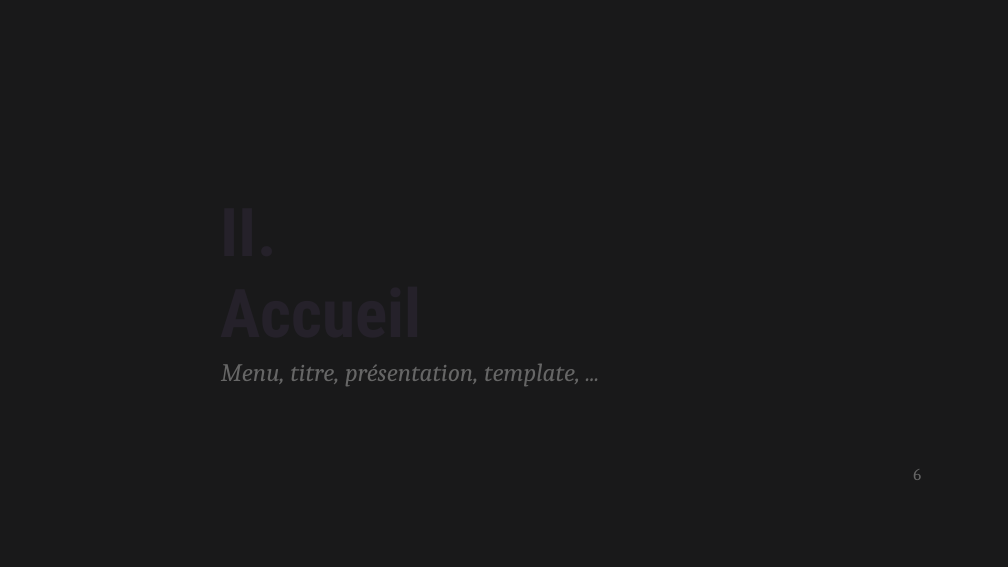
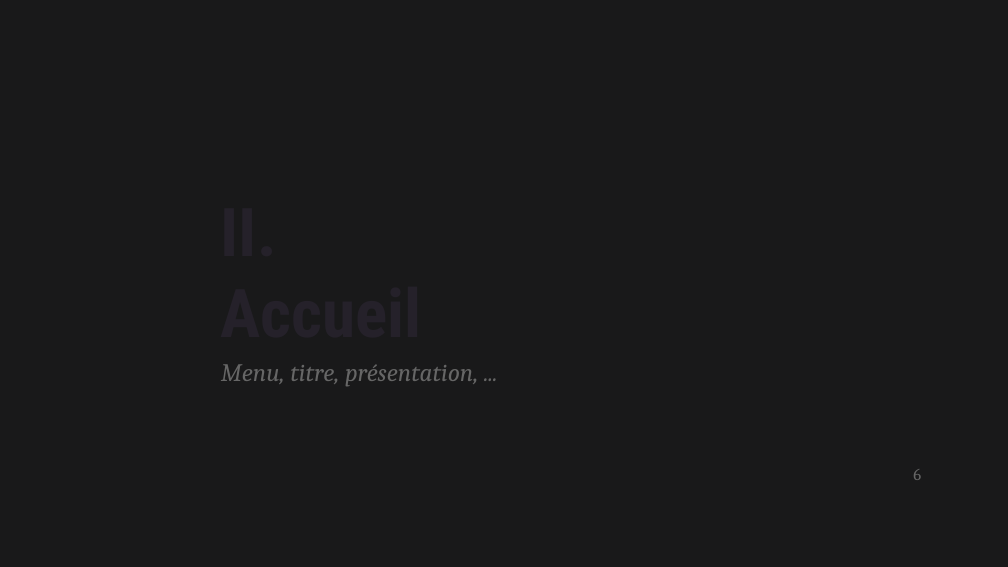
Before and after one commit to b1b1111/Blog-Jean-Forteroche, a slide deck: slide 6 of Alaska.pptx. Drawn at 1008x567 pixels with LibreOffice and Linux fonts; fonts in the diff are those of the drawing; background and template pictures are left out. Boxes give left, top, right and bottom in pixels: in the first picture for what was removed or moved away, otherwise in the second. Text is boxed around its words. In the diff, an @@ line names an element or a change of style, - is before the commit and + after.

```diff
--- a/Alaska.pptx
+++ b/Alaska.pptx
@@ subtitle at (221, 364, 479, 386): text changed @@
-Menu, titre, présentation, template, ...
+Menu, titre, présentation, ...
```
Also in this commit, not shown: 1 other slide changed, 16 other files.
